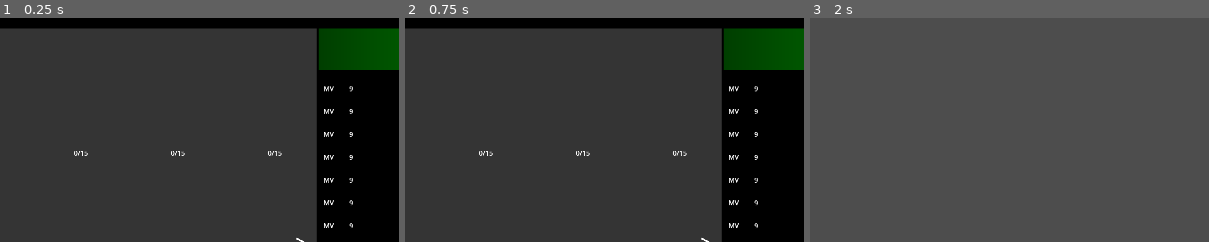
Above: before the commit, frames 1-3 (left to right).
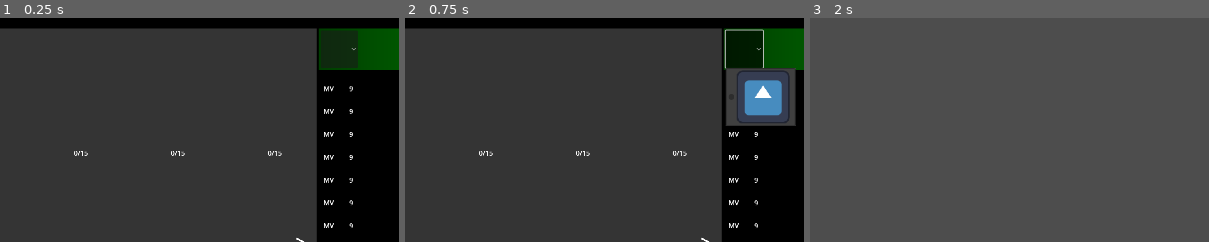
Above: after the commit, the same moments.

Repository: oOHimuraOo/CardGame
Game: Godot game, scene res://Sistemas/Basicos/Client/Construtor de deck/Cena/construtor_de_deck.tscn
Same seed, same stepped clock (60 frames per second), same inputs: the game is played once before the commit and once after it. This scene is started directly instead of the project's main scene. The engine's default icon, where the game draws it, is replaced by a stand-in: a white triangle on a blue panel in a dark square.
Inputs (mouse positions are % of the whole screen's width and height, from its top left):
- Up to frame 1 (0.25 s): no input
- Up to frame 2 (0.75 s): click (75, 7) at 0.52 s
- Up to frame 3 (2 s): click "Fechar" at 1.25 s
The pictures show only the part of the screen within x 33-83%, y 0-50%; the shares and areas given below are measured in that part.

The runs differ from the first frame. In frame 1, 1.0% of the frame differs, in the area x 83-90%, y 5-23%; in frame 2, 6.3%, in the area x 79-98%, y 4-49%; in frame 3, nothing differs.

Commit message:
Revert "finalizando construtor de deck"
This reverts commit 4e2e524076d3870f4a83c06e5136a6f34d33df98.

Diff:
--- a/Client/Versao 0.2/Sistemas/Basicos/Client/Construtor de deck/Cena/construtor_de_deck.tscn
+++ b/Client/Versao 0.2/Sistemas/Basicos/Client/Construtor de deck/Cena/construtor_de_deck.tscn
@@ -1,6 +1,7 @@
-[gd_scene load_steps=18 format=3 uid="uid://bd3oc5hes481y"]
+[gd_scene load_steps=19 format=3 uid="uid://bd3oc5hes481y"]
 
 [ext_resource type="Script" path="res://Sistemas/Basicos/Client/Construtor de deck/Script/construtor_de_deck_base.gd" id="1_qkqb5"]
+[ext_resource type="Texture2D" uid="uid://rdk250i0crvj" path="res://icon.svg" id="1_w4cmy"]
 [ext_resource type="PackedScene" uid="uid://bxo737w2r5eea" path="res://Sistemas/Basicos/Client/Construtor de deck/Cena/carta_lista.tscn" id="2_7mxr3"]
 
 [sub_resource type="Gradient" id="Gradient_y0w1c"]
@@ -436,10 +437,15 @@
 [node name="OrganizadorCabecalho" type="HBoxContainer" parent="BordaPlanoDeFundo/Marginalizador/OrganizadorMiolo/OrganizadorListaDeck/BordaCabecalho/Marginalizador"]
 layout_mode = 2
 
-[node name="SelecionadorDeRacaDoDeck" type="TextureRect" parent="BordaPlanoDeFundo/Marginalizador/OrganizadorMiolo/OrganizadorListaDeck/BordaCabecalho/Marginalizador/OrganizadorCabecalho"]
+[node name="SelecionadorDeRacaDoDeck" type="OptionButton" parent="BordaPlanoDeFundo/Marginalizador/OrganizadorMiolo/OrganizadorListaDeck/BordaCabecalho/Marginalizador/OrganizadorCabecalho"]
 custom_minimum_size = Vector2(90, 0)
 layout_mode = 2
-expand_mode = 1
+icon_alignment = 1
+expand_icon = true
+item_count = 1
+popup/item_0/text = ""
+popup/item_0/icon = ExtResource("1_w4cmy")
+popup/item_0/id = 0
 
 [node name="EtiquetaNomeDoDeck" type="Label" parent="BordaPlanoDeFundo/Marginalizador/OrganizadorMiolo/OrganizadorListaDeck/BordaCabecalho/Marginalizador/OrganizadorCabecalho"]
 layout_mode = 2
--- a/Client/Versao 0.2/Sistemas/Basicos/Client/Construtor de deck/Script/construtor_de_deck_base.gd
+++ b/Client/Versao 0.2/Sistemas/Basicos/Client/Construtor de deck/Script/construtor_de_deck_base.gd
@@ -1,6 +1,8 @@
 class_name CONSTRUTOR_DE_DECK_BASE
 extends CONSTRUTOR_DE_DECK_REFERENCIAS
 
+signal nome_do_deck_atualizado(novo_nome:String)
+signal tipo_do_deck_atualizado(novo_tipo:String)
 signal catalogo_atualizado()
 signal deck_list_atualizada()
 signal cartas_removidas()
@@ -40,9 +42,10 @@
 	contar_cartas_no_catalogo()
 	contar_paginas()
 	conectar_sinais()
-	carregar_informacoes_basicas()
 
 func conectar_sinais() -> void:
+	#nome_do_deck_atualizado.connect()
+	#tipo_do_deck_atualizado.connect()
 	deck_list_atualizada.connect(revelar_cartas_possuidas)
 	catalogo_atualizado.connect(revelar_cartas_possuidas)
 	cartas_removidas.connect(revelar_cartas_possuidas)
@@ -158,19 +161,11 @@
 	if tipo_1 == "Nenhum" || tipo_1 == "Todos":
 		tipo_1 = tipo_do_deck
 
-	if tipo_1 != tipo_do_deck:
-		if tipo_2 == tipo_do_deck:
-			tipo_1 = tipo_do_deck
-			tipo_2 = ""
-	else:
-		if tipo_2 != tipo_do_deck:
-			tipo_2 = ""
-
 	var pagina_atual_temp:int = 1
-	var posicao_atual_temp:int = -1
+	var posicao_atual_temp:int = 0
 	for ed in DATA.CardInfo:
 		for idx in DATA.CardInfo[ed]:
-			if DATA.CardInfo[ed][idx]["Tipo"].has(tipo_1) || DATA.CardInfo[ed][idx]["Tipo"].has("Nenhum")  || DATA.CardInfo[ed][idx]["Tipo"].has("Todos"):
+			if DATA.CardInfo[ed][idx]["Tipo"].has(tipo_1) || (!tipo_2.is_empty() && DATA.CardInfo[ed][idx]["Tipo"].has(tipo_2)) || DATA.CardInfo[ed][idx]["Tipo"].has("Nenhum")  || DATA.CardInfo[ed][idx]["Tipo"].has("Todos"):
 					posicao_atual_temp += 1
 					if posicao_atual_temp >= 18:
 						pagina_atual_temp += 1
@@ -182,6 +177,7 @@
 					cartas_na_edicao[ed][int(idx)]["pagina"] = pagina_atual_temp
 					cartas_na_edicao[ed][int(idx)]["posicao"] = posicao_atual_temp
 
+	print("idx: ", index," pagina: ",cartas_na_edicao[edicao][index]["pagina"], " posicao: ", cartas_na_edicao[edicao][index]["posicao"])
 	return cartas_na_edicao[edicao][index]["pagina"]
 
 func inicializar_colecao(informacao:Dictionary) -> void:
@@ -296,27 +292,16 @@
 	deck_list_atualizada.emit()
 
 func modificar_decklist(carta:CARTA_BASE) -> bool:
+	#roda o dicionario até encontrar a opção correta dentro dele.
+	for edicao in decklist.decklist[nome_do_deck]["cartas"]:
+		#se a colecao atual for a mesma que a colecao da carta antiga
+		if edicao == carta_lista_ativa.edc:
+			#remove o index de uma carta especifica na posição especifica do array
+			decklist.decklist[nome_do_deck]["cartas"][edicao].remove_at(decklist.decklist[nome_do_deck]["cartas"][edicao].find(carta_lista_ativa.idx))
+
 	var count:int = 0
 	for edicao in decklist.decklist[nome_do_deck]["cartas"]:
-		count = decklist.decklist[nome_do_deck]["cartas"][edicao].size()
-
-	var quantidade_em_deck:int = 0
-	for deck in catalogo_de_cartas.catalogo[carta.carta_info.colecao][carta.carta_info.index]["em_deck"]:
-		quantidade_em_deck += catalogo_de_cartas.catalogo[carta.carta_info.colecao][carta.carta_info.index]["em_deck"][deck]
-
-	if count == 15 && quantidade_em_deck < catalogo_de_cartas.catalogo[carta.carta_info.colecao][carta.carta_info.index]["quantidade"]:
-		for edicao in decklist.decklist[nome_do_deck]["cartas"]:
-			if edicao == carta_lista_ativa.edc:
-				decklist.decklist[nome_do_deck]["cartas"][edicao].remove_at(decklist.decklist[nome_do_deck]["cartas"][edicao].find(carta_lista_ativa.idx))
-
-		for edicao in catalogo_de_cartas.catalogo:
-			for idx in catalogo_de_cartas.catalogo[edicao]:
-				if edicao == carta_lista_ativa.edc:
-					if idx == carta_lista_ativa.idx:
-						catalogo_de_cartas.catalogo[edicao][idx]["em_deck"][nome_do_deck] -= 1
-
-	for edicao in decklist.decklist[nome_do_deck]["cartas"]:
-		count = decklist.decklist[nome_do_deck]["cartas"][edicao].size()
+		count += decklist.decklist[nome_do_deck]["cartas"][edicao].size()
 
 	if count == 14:
 		if decklist.decklist[nome_do_deck]["cartas"].has(carta.carta_info.colecao):
@@ -325,29 +310,50 @@
 			decklist.decklist[nome_do_deck]["cartas"][carta.carta_info.colecao] = [carta.carta_info.index]
 
 
-
+	#vai verificar todas as edicoes
+	for edicao in catalogo_de_cartas.catalogo:
+		#vai verificar todos os indices
+		for idx in catalogo_de_cartas.catalogo[edicao]:
+			#se a edicao for a mesma que a antiga
+			if edicao == carta_lista_ativa.edc:
+				#se o indice for o mesmo que o antigo
+				if idx == carta_lista_ativa.idx:
+					#reduz a quantidade de cartas no deck em 1
+					catalogo_de_cartas.catalogo[edicao][idx]["em_deck"][nome_do_deck] -= 1
+
+	#verifica se já existiu alguma alteração
 	var cartas_modificadas:bool = false
+	#conta as cartas no deck
 	var cartas_em_deck:int = 0
 
+	#vai verificar todas as ediçoões
 	for edicao in catalogo_de_cartas.catalogo:
+		#vai verificar todos os indices dentro de cada uma das edições
 		for idx in catalogo_de_cartas.catalogo[edicao]:
+			#se a edicao atual for igual ao da carta recebida no parametro
 			if edicao == carta.carta_info.colecao:
+				#Se o indice atual for igual ao da carta recebida no parametro
 				if idx == carta.carta_info.index:
+					#vai rodar por todos os decks dentro do catalogo, dentro da chave edicao, idx, "em_deck"
 					for deck in catalogo_de_cartas.catalogo[edicao][idx]["em_deck"]:
+						#adiciona o valor registrado dentro da chave deck ao cartas em deck.
 						cartas_em_deck += catalogo_de_cartas.catalogo[edicao][idx]["em_deck"][deck]
+					#se a quantidade de copias dessa carta na coleção for maior que a quantidade de cartas em deck
 					if catalogo_de_cartas.catalogo[edicao][idx]["quantidade"] > cartas_em_deck:
+						#se a carta em questão não possuir ainda uma entrada na chave "em_deck"
 						if catalogo_de_cartas.catalogo[edicao][idx]["em_deck"].is_empty():
+							#registra que uma alteração foi feita
 							cartas_modificadas = true
+							#cria uma entrada na chave em_deck com o valor padrão 1.
 							catalogo_de_cartas.catalogo[edicao][idx]["em_deck"][nome_do_deck] = 1
 						else:
 							for deck in catalogo_de_cartas.catalogo[edicao][idx]["em_deck"]:
+								#registra que uma alteração foi feita
 								cartas_modificadas = true
 								for x in range(catalogo_de_cartas.catalogo[edicao][idx]["em_deck"][deck]):
+									#coleta a entrada já existente e aumenta seu valor em 1.
 									catalogo_de_cartas.catalogo[edicao][idx]["em_deck"][deck] += 1
 
-	print(decklist.decklist)
-	print(catalogo_de_cartas.catalogo[carta_lista_ativa.edc][carta_lista_ativa.idx])
-	print(catalogo_de_cartas.catalogo[carta.carta_info.colecao][carta.carta_info.index])
 	limpar_pagina()
 	mudanca_efetuada = cartas_modificadas
 	return cartas_modificadas
@@ -376,34 +382,15 @@
 	cartas_removidas.emit()
 
 func liberador_de_botoes() -> void:
-	var comando_de_sobreposicao:bool = false
-	for filho in organizador_de_cartas.get_children():
-		if filho.is_visible_in_tree():
-			comando_de_sobreposicao = true
-		else:
-			comando_de_sobreposicao = false
-			break
-
-	if comando_de_sobreposicao:
-		if pagina_atual == 1:
-			botao_avancar.set_disabled(false)
-			botao_voltar.set_disabled(true)
-		elif pagina_atual == quantidade_de_paginas_total:
-			botao_avancar.set_disabled(true)
-			botao_voltar.set_disabled(false)
-		else:
-			botao_avancar.set_disabled(false)
-			botao_voltar.set_disabled(false)
-	else:
-		if pagina_atual == 1:
-			botao_avancar.set_disabled(true)
-			botao_voltar.set_disabled(true)
-		elif pagina_atual == quantidade_de_paginas_total:
-			botao_avancar.set_disabled(true)
-			botao_voltar.set_disabled(false)
-		else:
-			botao_avancar.set_disabled(true)
-			botao_voltar.set_disabled(false)
+	if pagina_atual == 1:
+		botao_avancar.set_disabled(false)
+		botao_voltar.set_disabled(true)
+	elif pagina_atual == quantidade_de_paginas_total:
+		botao_avancar.set_disabled(true)
+		botao_voltar.set_disabled(false)
+	else:
+		botao_avancar.set_disabled(false)
+		botao_voltar.set_disabled(false)
 
 func _process(delta):
 	liberador_de_botoes()
@@ -441,11 +428,5 @@
 		popup_intancia.mudar_texto_do_pop_up(msg, validacao, true)
 		get_tree().paused = true
 
-func fechar_pagina() -> void:
+func fechar_pagina():
 	self.queue_free()
-
-func carregar_informacoes_basicas() -> void:
-	var interface_principal:Control = get_tree().get_first_node_in_group("Client").find_child("InterfacePrincipal")
-	var acount_info:Dictionary = interface_principal.AccountInfo
-	selecionador_de_raca_do_deck.set_texture(load(acount_info["decks_do_jogador"][nome_do_deck]["imagem"]))
-	etiqueta_nome_do_deck.set_text(nome_do_deck)
--- a/Client/Versao 0.2/Sistemas/Basicos/Client/Construtor de deck/Script/construtor_de_deck_referencias.gd
+++ b/Client/Versao 0.2/Sistemas/Basicos/Client/Construtor de deck/Script/construtor_de_deck_referencias.gd
@@ -4,11 +4,11 @@
 @onready var organizador_de_cartas:GridContainer = $BordaPlanoDeFundo/Marginalizador/OrganizadorMiolo/PlanoDeFundoCartas/OrganizadorDeCartas
 @onready var botao_voltar:TextureButton = $BordaPlanoDeFundo/Marginalizador/OrganizadorMiolo/PlanoDeFundoCartas/OrganizadorBotoes/BotaoVoltar
 @onready var botao_avancar:TextureButton = $BordaPlanoDeFundo/Marginalizador/OrganizadorMiolo/PlanoDeFundoCartas/OrganizadorBotoes/BotaoAvancar
-@onready var selecionador_de_raca_do_deck:TextureRect = $BordaPlanoDeFundo/Marginalizador/OrganizadorMiolo/OrganizadorListaDeck/BordaCabecalho/Marginalizador/OrganizadorCabecalho/SelecionadorDeRacaDoDeck
+@onready var selecionador_de_raca_do_deck:OptionButton = $BordaPlanoDeFundo/Marginalizador/OrganizadorMiolo/OrganizadorListaDeck/BordaCabecalho/Marginalizador/OrganizadorCabecalho/SelecionadorDeRacaDoDeck
 @onready var etiqueta_nome_do_deck:Label = $BordaPlanoDeFundo/Marginalizador/OrganizadorMiolo/OrganizadorListaDeck/BordaCabecalho/Marginalizador/OrganizadorCabecalho/EtiquetaNomeDoDeck
 @onready var botao_aplicar_mudanca:TextureButton = $BordaPlanoDeFundo/Marginalizador/OrganizadorMiolo/OrganizadorListaDeck/BotaoAplicarMudanca
 @onready var organizador_cartas_lista:VBoxContainer = $BordaPlanoDeFundo/Marginalizador/OrganizadorMiolo/OrganizadorListaDeck/OrganizadorCartasLista
-@onready var etiqueta_aplicar_mudanca:Label = $BordaPlanoDeFundo/Marginalizador/OrganizadorMiolo/OrganizadorListaDeck/BotaoAplicarMudanca/EtiquetaAplicarMudanca
+@onready var etiqueta_aplicar_mudanca = $BordaPlanoDeFundo/Marginalizador/OrganizadorMiolo/OrganizadorListaDeck/BotaoAplicarMudanca/EtiquetaAplicarMudanca
 
 @onready var carta_lista:TextureButton = $BordaPlanoDeFundo/Marginalizador/OrganizadorMiolo/OrganizadorListaDeck/OrganizadorCartasLista/CartaLista
 @onready var carta_lista_2:TextureButton = $BordaPlanoDeFundo/Marginalizador/OrganizadorMiolo/OrganizadorListaDeck/OrganizadorCartasLista/CartaLista2
